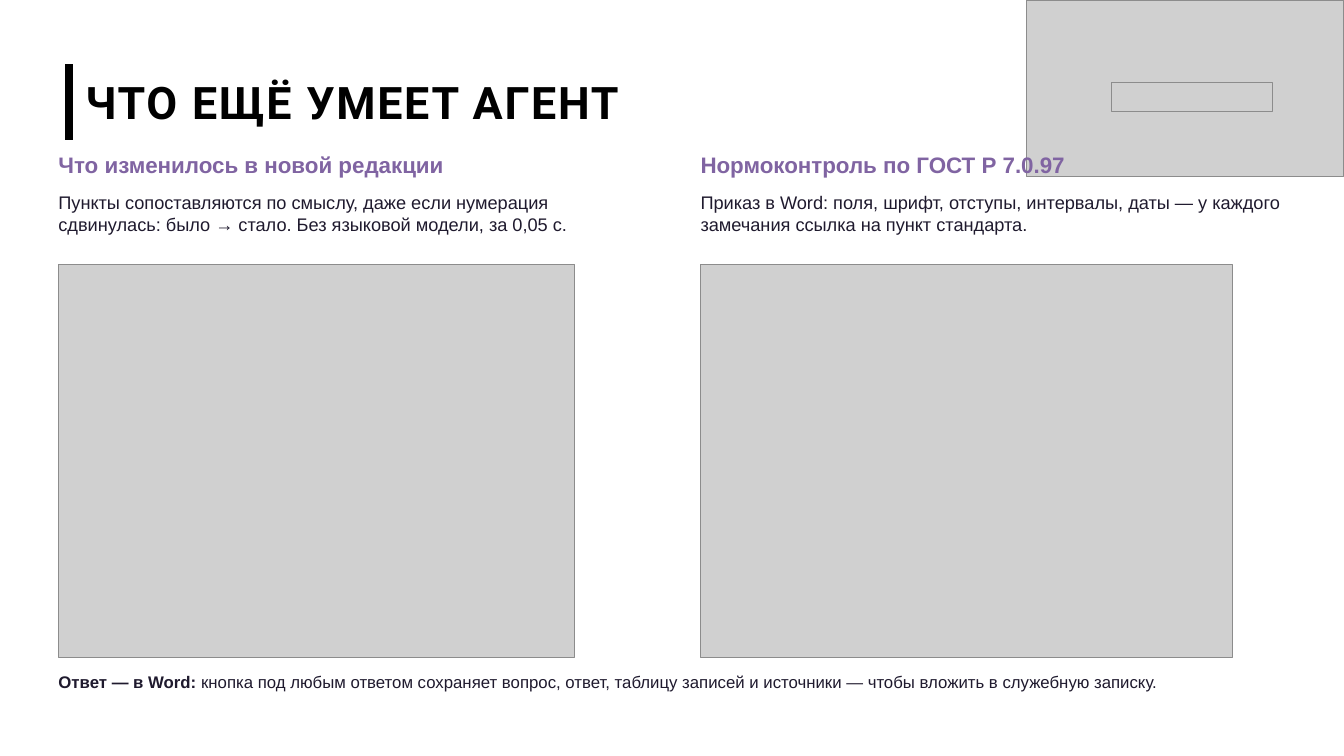
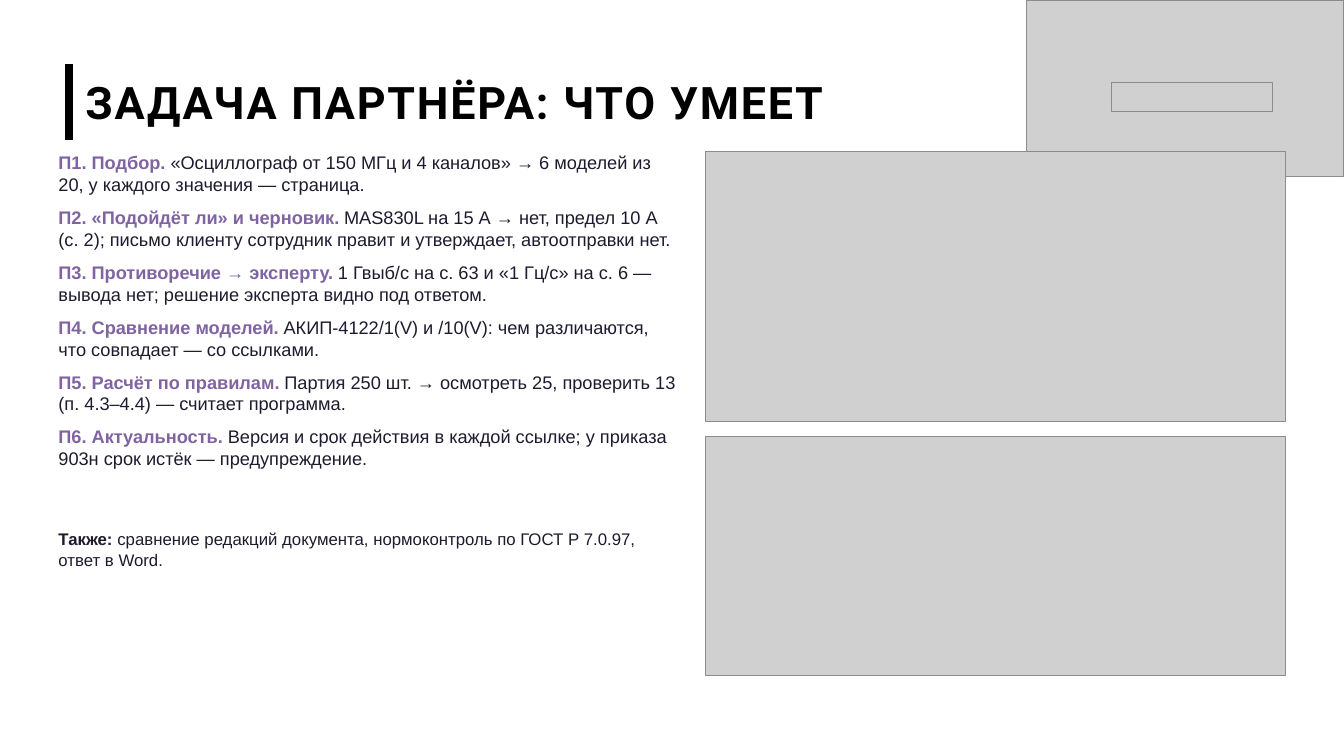
Before and after one commit to imaO0O/acselerator, a slide deck: slide 5 of docs/slides/prezentatsiya.pptx. Drawn at 1344x756 pixels with LibreOffice and Linux fonts; fonts in the diff are those of the drawing; grey boxes stand for pictures; background and template pictures are left out. Boxes give left, top, right and bottom in pixels: in the first picture for what was removed or moved away, otherwise in the second. Text is boxed around its words. In the diff, an @@ line names an element or a change of style, - is before the commit and + after.

```diff
--- a/docs/slides/prezentatsiya.pptx
+++ b/docs/slides/prezentatsiya.pptx
@@ title at (85, 79, 823, 127): text changed @@
-ЧТО ЕЩЁ УМЕЕТ АГЕНТ
+ЗАДАЧА ПАРТНЁРА: ЧТО УМЕЕТ
@@ text removed at (58, 156, 443, 178) @@
-Что изменилось в новой редакции
@@ text added at (58, 155, 675, 469), 13 pt, text #1F1A2E @@
+П1. Подбор. «Осциллограф от 150 МГц и 4 каналов» → 6 моделей из 20, у каждого значения — страница.
+П2. «Подойдёт ли» и черновик. MAS830L на 15 А → нет, предел 10 А (с. 2); письмо клиенту сотрудник правит и утверждает, автоотправки нет.
+П3. Противоречие → эксперту. 1 Гвыб/с на с. 63 и «1 Гц/с» на с. 6 — вывода нет; решение эксперта видно под ответом.
+П4. Сравнение моделей. АКИП-4122/1(V) и /10(V): чем различаются, что совпадает — со ссылками.
+П5. Расчёт по правилам. Партия 250 шт. → осмотреть 25, проверить 13 (п. 4.3–4.4) — считает программа.
+П6. Актуальность. Версия и срок действия в каждой ссылке; у приказа 903н срок истёк — предупреждение.
@@ picture added at (706, 151, 1286, 421) @@
@@ text removed at (58, 196, 567, 235) @@
-Пункты сопоставляются по смыслу, даже если нумерация сдвинулась: было → стало. Без языковой модели, за 0,05 с.
@@ text removed at (701, 195, 1280, 235) @@
-Приказ в Word: поля, шрифт, отступы, интервалы, даты — у каждого замечания ссылка на пункт стандарта.
@@ picture removed at (58, 264, 575, 657) @@
@@ picture: place and size @@
-picture at (701, 264, 1232, 657)
+picture at (706, 437, 1286, 676)
@@ text at (58, 532, 635, 566): text changed; size 16 to 12 pt; text colour #8064A2 to #1F1A2E; bold off @@
-Нормоконтроль по ГОСТ Р 7.0.97
+Также: сравнение редакций документа, нормоконтроль по ГОСТ Р 7.0.97, ответ в Word.
@@ text removed at (58, 675, 1157, 692) @@
-Ответ — в Word: кнопка под любым ответом сохраняет вопрос, ответ, таблицу записей и источники — чтобы вложить в служебную записку.
```
Also in this commit, not shown: 10 other slides changed, 5 other files.
